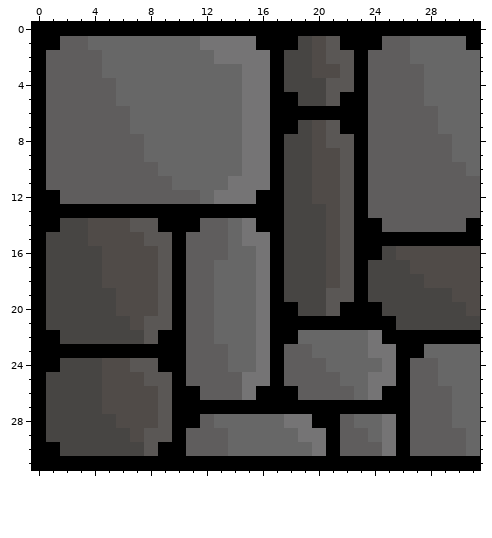
A pixel-art sprite gets an edit: devtools/tiles/0 wall.png. The first picture shows the starting point.
The file is 32x32 pixels.
The result:
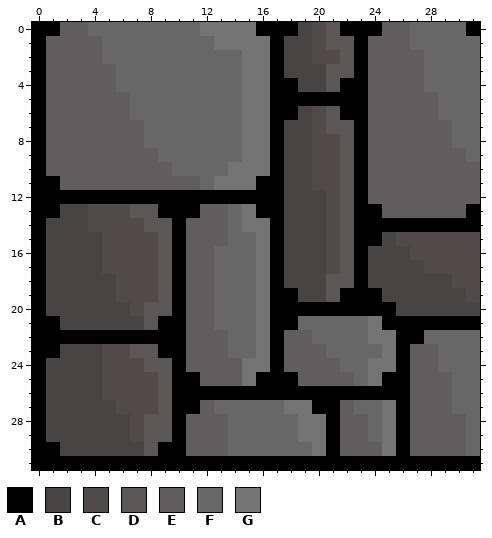
Palette (. is transparent): A #000000  B #474543  C #504b48  D #5a5755  E #5f5d5d  F #676767  G #757475
Change:
Changed rows in their new state; - is an unchanged pixel.
first column x 1:
 0 -EEFFFFFFFFGGGG---BCD---EEFFFF-
 1 E--E-------F---G-B---D-E------F
 2 ------------FF------C-----E----
 3 ----E--------------BD----------
 4 -----------------A---A---------
 5 -----E------------AAA------E---
 6 ------------------BCD----------
 7 ------E----------B---D------E--
 8 --------------------C----------
 9 -------E---------------------E-
10 --------E----G----------------E
11 A--------EE-G--A---------------
12 -AAAAAAAAAAAAAA----B-----------
13 -BBCCCDD---EEFG--------A------A
14 B-----C-D-E----G--------AAAAAA-
15 ---B---C------F---------BCCCCCC
16 ------------F----------B-B-----
17 --------------------------B----
18 ----B---------------D------BB--
19 -----------------A---A-A-----B-
20 -----B-D----------AAA---A-----B
21 A-----B-A---------FFFFFG-AAAAAA
22 -AAAAAAA----E----EE-----G--FFFF
23 -BBBCCDD-----------E---F--EE---
24 B-----C-D----EG-----E--G-------
25 -------C--A----A-A---E--A---E--
26 -----------AAAA---AAAAAA-------
27 ----B------EFFFFFGG--EFFG------
28 -----B-D--E-E----F-G--E------E-
